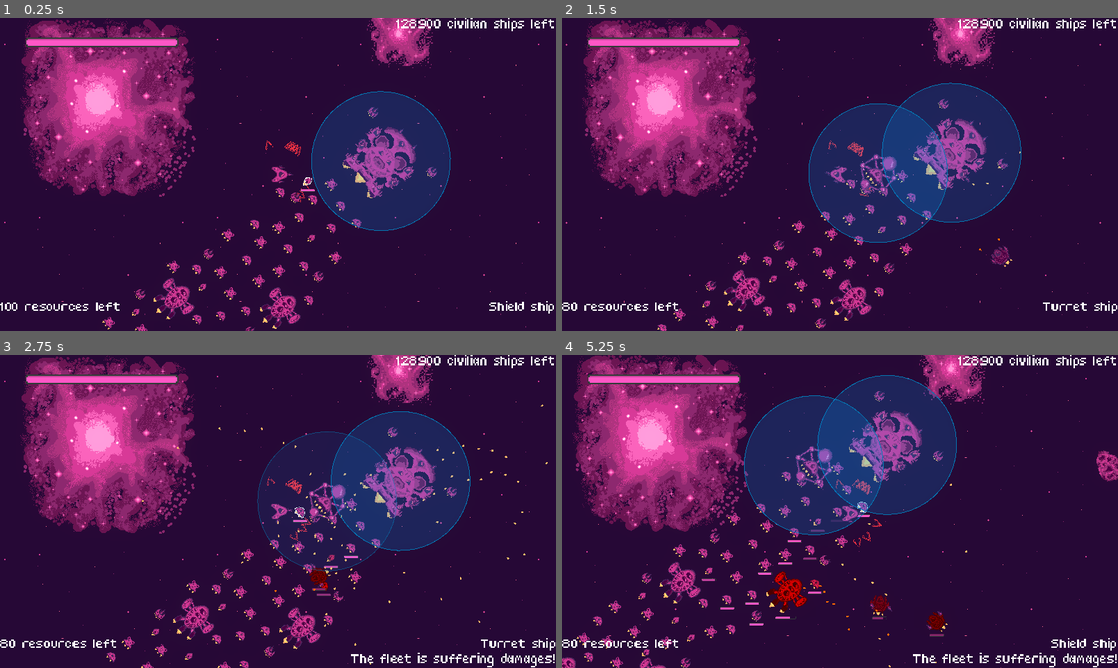
Above: before the commit, frames 1-4 (two rows, left to right).
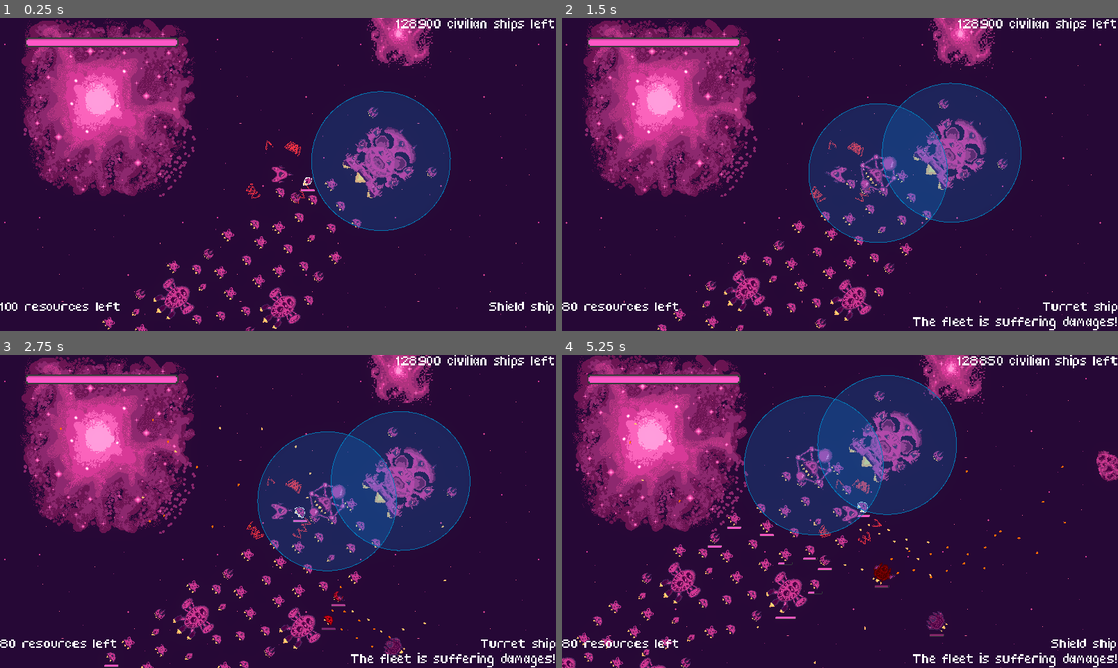
Above: after the commit, the same moments.

Repository: bear-minimum-studio/space-bear
Game: Godot game, scene res://Game.tscn
Two runs of this game, one before a commit and one after it. Both use one fixed random seed, a clock stepped at 60 frames per second and the inputs below.
Inputs:
- Up to frame 1 (0.25 s): no input
- Up to frame 2 (1.5 s): tap Enter (upgrade) at 0.5 s; hold Right (turn_right) 0.53-1.28 s; hold X (cycle_selection) 0.53-1.28 s; hold Ctrl (brake) from 1.28 s (still down); tap Down (decelerate) at 1.35 s
- Up to frame 3 (2.75 s): release Ctrl (brake) at 2.03 s; hold Right (turn_right) from 2.03 s (still down); hold Space (fire) from 2.03 s (still down)
- Up to frame 4 (5.25 s): release Right (turn_right) at 2.78 s; release Space (fire) at 2.78 s; hold Up (accelerate) 2.78-3.53 s; tap G (grappling_hook) at 2.85 s; hold F (turret_fire) 3.53-4.28 s; hold Left (turn_left) 3.53-5.03 s; tap X (cycle_selection) at 4.35 s; hold Ctrl (brake) from 5.03 s (still down); tap Down (decelerate) at 5.1 s

The runs differ from the first frame. In frame 1, less than 0.1% of the frame differs, in the area x 44-55%, y 40-60%; in frame 2, 0.6%; in frame 3, 1.0%; in frame 4, 1.6%, in the area x 12-100%, y 0-100%.

Commit message:
feat: Add vulture ennemies to world

Diff:
--- a/World.tscn
+++ b/World.tscn
@@ -10,6 +10,7 @@
 [ext_resource type="PackedScene" uid="uid://cnctphhxtu347" path="res://npc/enemies/Enemy.tscn" id="6_m2i0p"]
 [ext_resource type="PackedScene" uid="uid://bvnsas5vp1sl7" path="res://environment/wormhole/Wormhole.tscn" id="7_0hi8j"]
 [ext_resource type="Script" path="res://helpers/Guide.gd" id="8_7jgjo"]
+[ext_resource type="PackedScene" uid="uid://7r4r7r8h4aep" path="res://npc/enemies/VultureEnemy.tscn" id="9_ce7t0"]
 
 [node name="World" instance=ExtResource("1_tdmob")]
 script = ExtResource("2_fom0c")
@@ -368,10 +369,6 @@
 
 [node name="Enemy2" parent="Enemies" index="2" instance=ExtResource("6_m2i0p")]
 position = Vector2(566, 713)
-proximity_ratio = 0.0
-speed = 300.0
-acceleration = 75.0
-brake = 0.5
 
 [node name="Enemy3" parent="Enemies" index="3" instance=ExtResource("6_m2i0p")]
 position = Vector2(989, -1991)
@@ -384,10 +381,6 @@
 
 [node name="Enemy6" parent="Enemies" index="6" instance=ExtResource("6_m2i0p")]
 position = Vector2(1871, -2580)
-speed = 300.0
-rotation_speed = 0.8
-acceleration = 100.0
-brake = 0.8
 
 [node name="Enemy7" parent="Enemies" index="7" instance=ExtResource("6_m2i0p")]
 position = Vector2(1903, -3133)
@@ -403,6 +396,18 @@
 
 [node name="Enemy11" parent="Enemies" index="11" instance=ExtResource("6_m2i0p")]
 position = Vector2(2323, -2523)
+
+[node name="Enemy13" parent="Enemies" index="12" instance=ExtResource("9_ce7t0")]
+position = Vector2(-1709, 1047)
+
+[node name="Enemy14" parent="Enemies" index="13" instance=ExtResource("9_ce7t0")]
+position = Vector2(-1241, 1003)
+
+[node name="Enemy15" parent="Enemies" index="14" instance=ExtResource("9_ce7t0")]
+position = Vector2(-1811, 1382)
+
+[node name="Enemy16" parent="Enemies" index="15" instance=ExtResource("9_ce7t0")]
+position = Vector2(-1327, 1420)
 
 [node name="Wormhole" parent="." index="8" instance=ExtResource("7_0hi8j")]
 position = Vector2(3310, -2300)
--- a/npc/enemies/AbstractEnemy.tscn
+++ b/npc/enemies/AbstractEnemy.tscn
@@ -30,9 +30,6 @@
 [node name="CollisionShape2D" parent="." index="2"]
 shape = SubResource("CircleShape2D_3dcnw")
 
-[node name="NavigationAgent2D" parent="." index="3"]
-debug_enabled = true
-
 [node name="HealthSystem" parent="." index="4"]
 max_health = 200
 
Not shown: 1 places in World.tscn that only renumber resources
